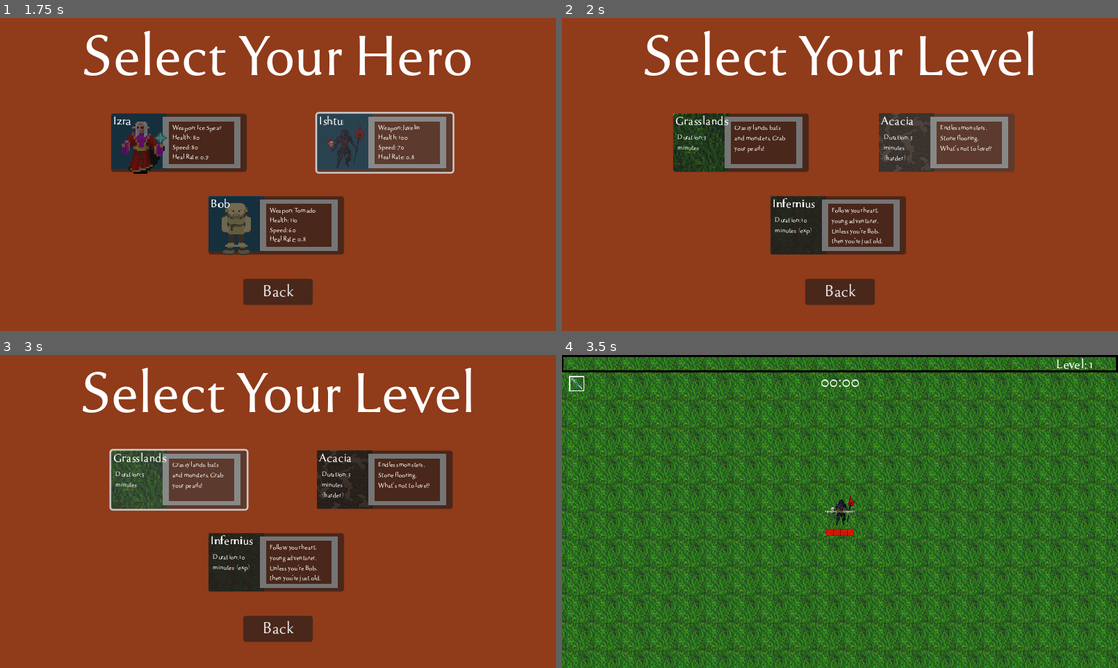
Above: before the commit, frames 1-4 (two rows, left to right).
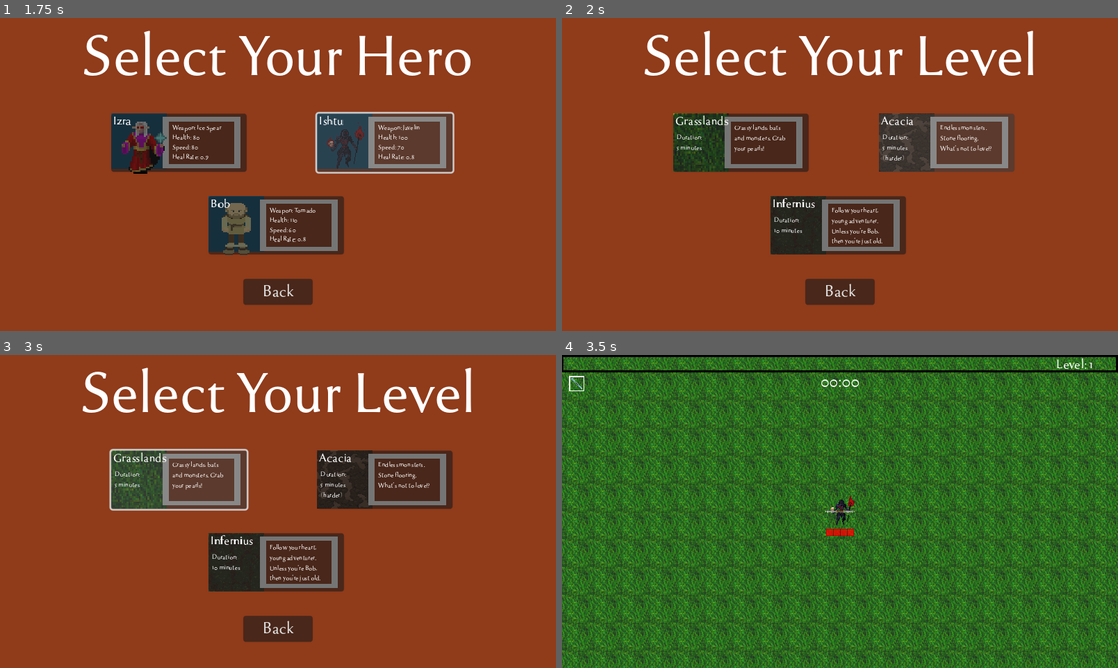
Above: after the commit, the same moments.

Repository: deonblaauw/rfg
Game: Godot game, scene res://Title Screen/menu.tscn
Same seed, same stepped clock (60 frames per second), same inputs: the game is played once before the commit and once after it. Sound files missing from this copy of the repository are replaced by a short silence.
Inputs (mouse positions are in pixels of both pictures, inside the frame that each line leads up to):
- Up to frame 1 (1.75 s): click "Play" at 0.5 s; tap Enter at 1.25 s; move the mouse to (400, 158) at 1.27 s; hold Right (right) from 1.28 s (still down); click (400, 158) at 1.35 s
- Up to frame 2 (2 s): keep holding Right (right)
- Up to frame 3 (3 s): move the mouse to (166, 527) at 2.02 s; release Right (right) at 2.03 s; hold Down (down) 2.03-2.75 s; click (166, 527) at 2.1 s; click (177, 480) at 2.77 s
- Up to frame 4 (3.5 s): no input

Frame 1 is identical in both runs. In frame 2, 0.3% of the frame differs, in the area x 20-64%, y 37-70%; in frame 3, 0.3%; in frame 4, nothing differs.

Commit message:
Released Itch

Diff:
--- a/Title Screen/world_selection.gd
+++ b/Title Screen/world_selection.gd
@@ -15,21 +15,24 @@
 	var world_name = "Grasslands"
 	var icon_texture_path = "res://Assets/Textures/dirt_full_new.png"
 	var description = "Grassy lands, bats and monsters. Grab your pearls!"
-	var game_type = "Duration: 5 minutes"
+	var game_type = "Duration:
+		5 minutes"
 	setup_world_tile(grasslands_tile, world_name, description, game_type, icon_texture_path)
 
 	# Acacia setup
 	world_name = "Acacia"
 	icon_texture_path = "res://Assets/Textures/World/backgrounds 256x256/256_Dirt Muddy 01.png"
 	description = "Endless monsters. Stone flooring. What's not to love!?"
-	game_type = "Duration: 5 minutes (harder)"
+	game_type = "Duration:
+		5 minutes (harder)"
 	setup_world_tile(acacia_tile, world_name, description, game_type, icon_texture_path)
 
 	# Infernius setup
 	world_name = "Infernius"
 	icon_texture_path = "res://Assets/Textures/World/backgrounds 256x256/256_Grass 03 Mud.png"
 	description = "Follow your heart, young adventurer. Unless you're Bob, then you're just old."
-	game_type = "Duration: 10 minutes (exp)"
+	game_type = "Duration:
+		10 minutes"
 	setup_world_tile(inferius_tile, world_name, description, game_type, icon_texture_path)
 
 
--- a/Utility/world_select_button.tscn
+++ b/Utility/world_select_button.tscn
@@ -52,13 +52,14 @@
 
 [node name="lbl_game_type" type="Label" parent="."]
 layout_mode = 0
-offset_left = 5.0
+offset_left = 4.0
 offset_top = 23.0
-offset_right = 56.0
+offset_right = 57.0
 offset_bottom = 63.0
 theme_override_fonts/font = ExtResource("6_wuuei")
 theme_override_font_sizes/font_size = 8
-text = "Forever and a day"
+text = "Duration:
+7 minutes"
 autowrap_mode = 3
 
 [node name="lbl_title" type="Label" parent="."]
--- a/project.godot
+++ b/project.godot
@@ -26,6 +26,7 @@
 
 window/size/viewport_width=640
 window/size/viewport_height=360
+window/size/mode=2
 window/size/window_width_override=1280
 window/size/window_height_override=720
 window/stretch/mode="canvas_items"
